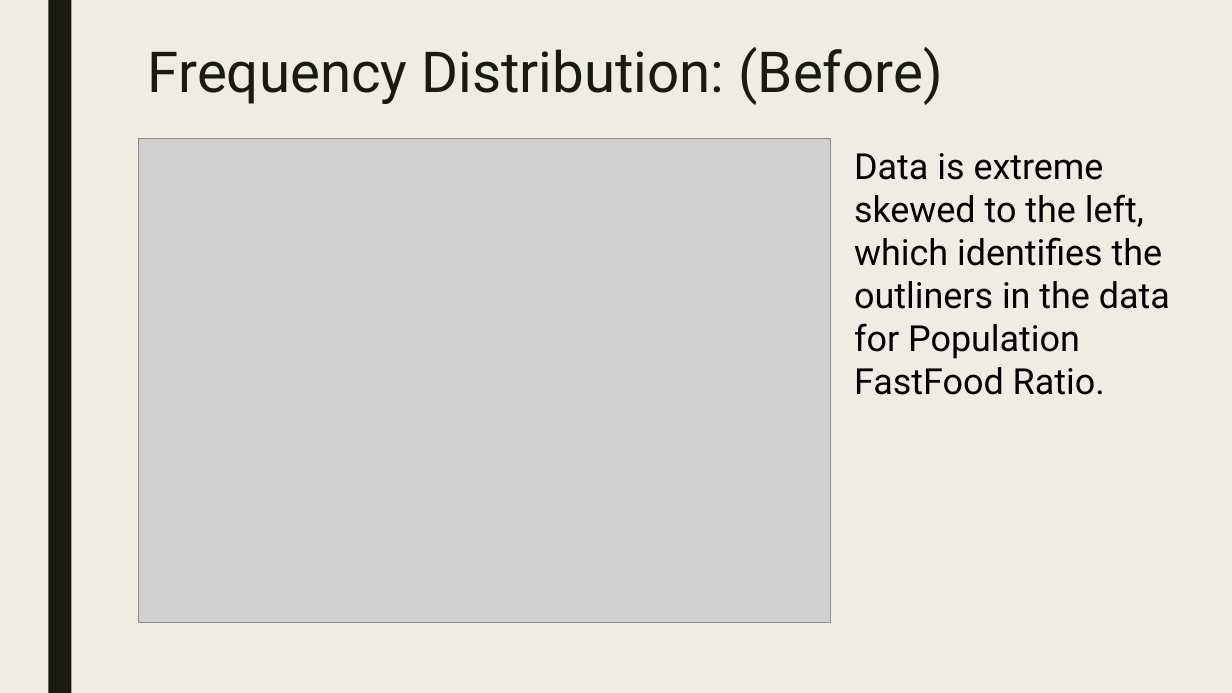
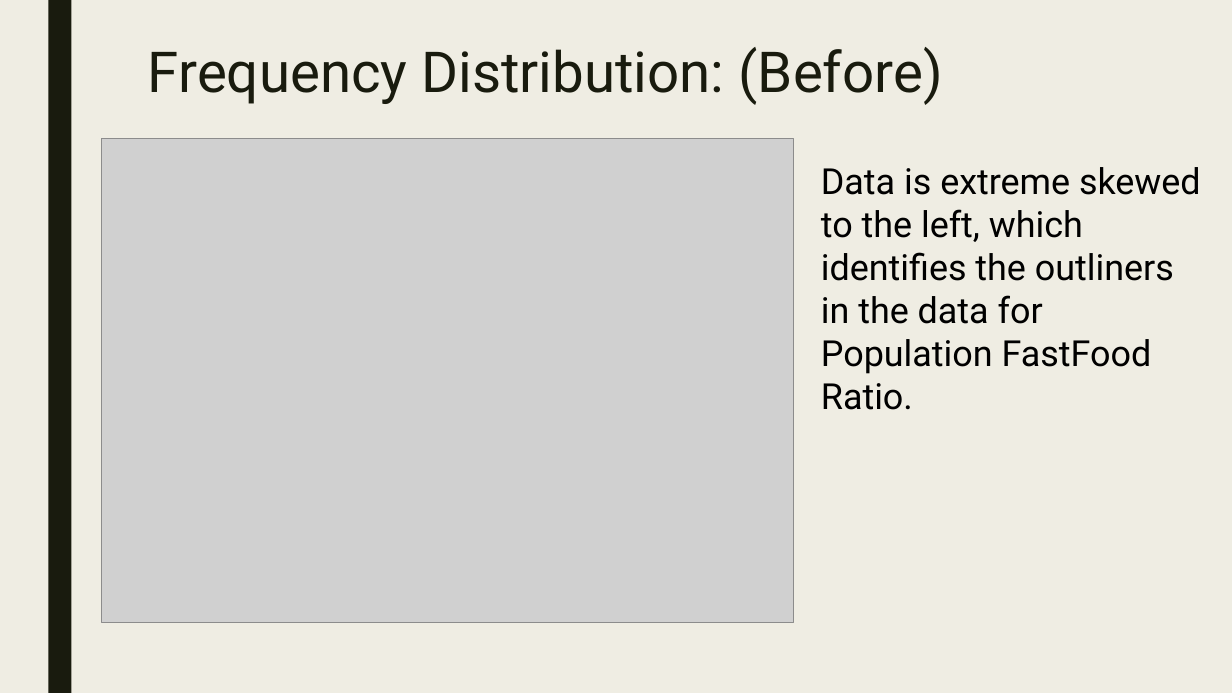
Before and after one commit to NormanLo4319/Food-Enviroment-Project, a slide deck: slide 15 of Project_Presentation.pptx (slide 14 before the commit). Drawn at 1232x693 pixels with LibreOffice and Linux fonts; fonts in the diff are those of the drawing; grey boxes stand for pictures. Boxes give left, top, right and bottom in pixels: in the first picture for what was removed or moved away, otherwise in the second. Text is boxed around its words. In the diff, an @@ line names an element or a change of style, - is before the commit and + after.

```diff
--- a/Project_Presentation.pptx
+++ b/Project_Presentation.pptx
@@ picture: place and size @@
-picture at [139, 139, 831, 623]
+picture at [102, 139, 794, 623]
@@ text "Data is extreme skewed to ..." rewrapped from [854, 153, 1170, 395] to [821, 167, 1201, 374] @@
```
Also in this commit, not shown: 11 other slides changed, 2 slides added, 2 other files.
